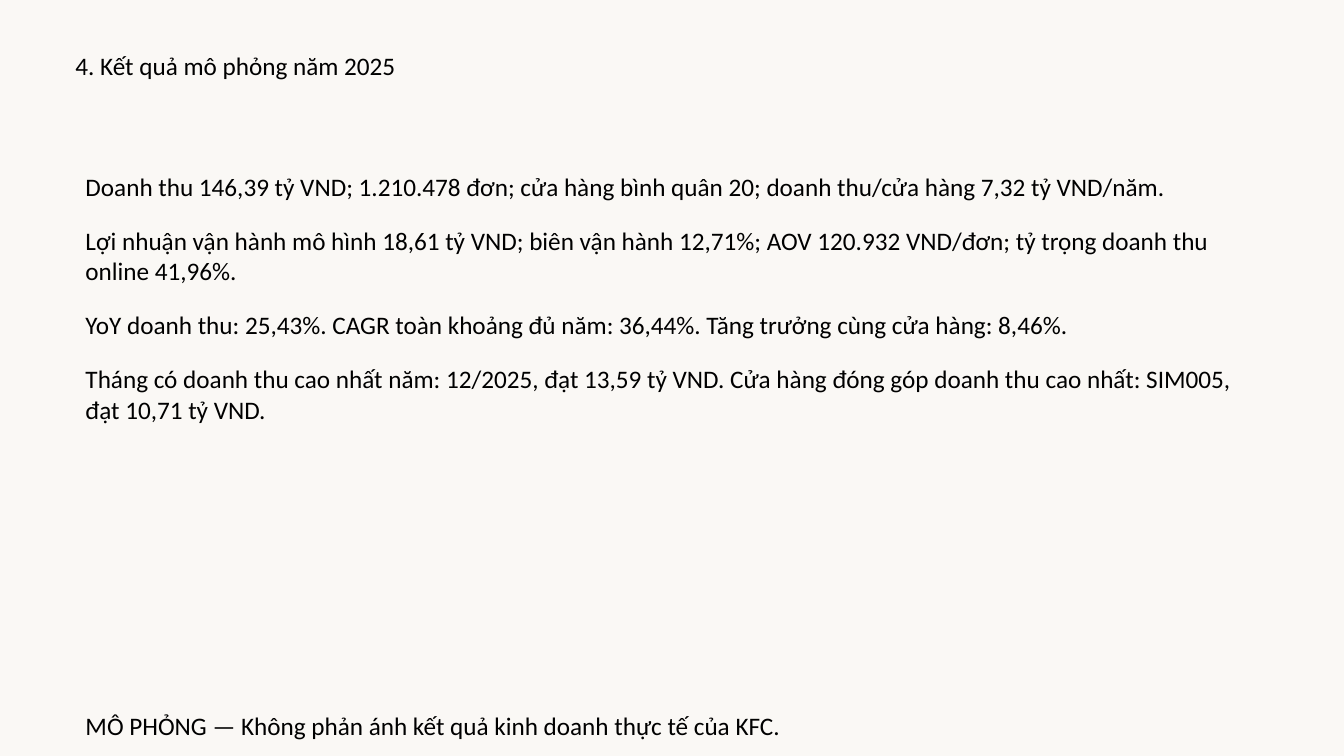
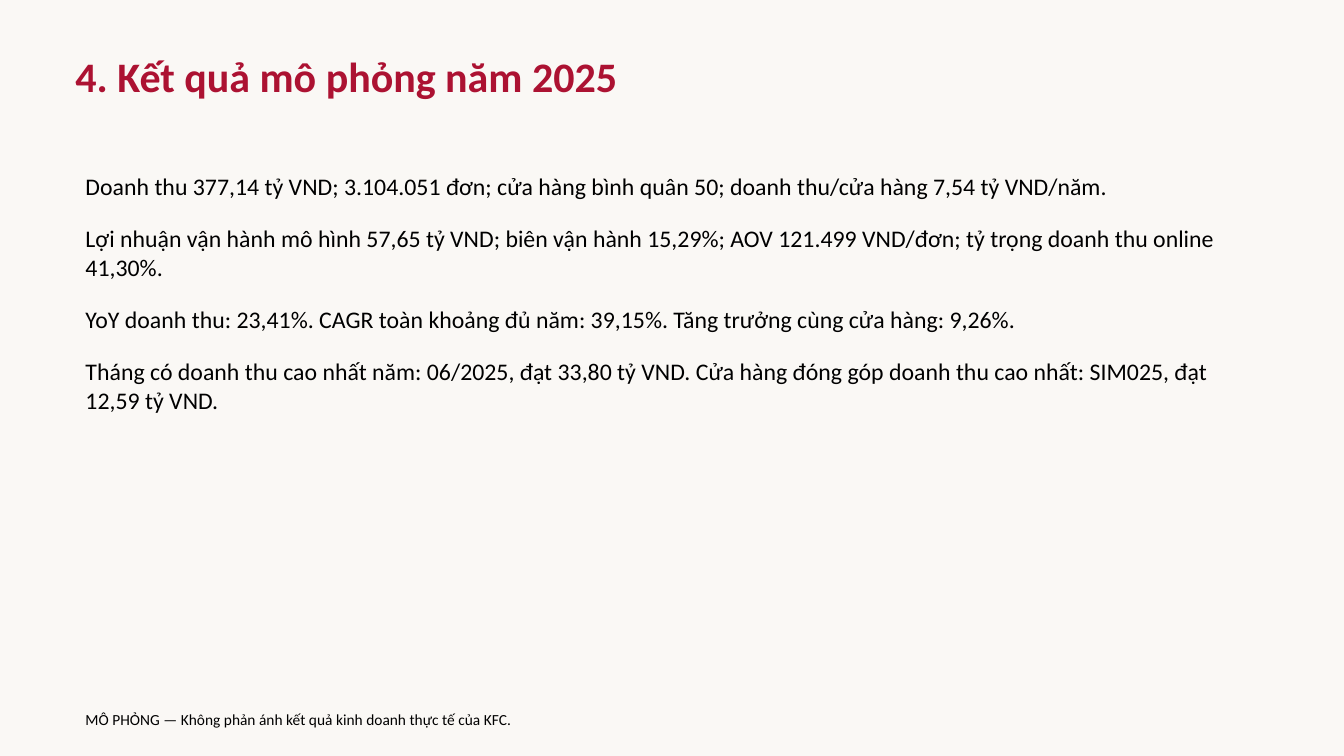
Before and after one commit to haonuongbo/Phan-tich-du-lieu-trong-moi-truong-doanh-nghiep, a slide deck: slide 4 of BaoCao/ThuyetTrinh.pptx. Drawn at 1344x756 pixels with LibreOffice and Linux fonts; fonts in the diff are those of the drawing. Boxes give left, top, right and bottom in pixels: in the first picture for what was removed or moved away, otherwise in the second. Text is boxed around its words. In the diff, an @@ line names an element or a change of style, - is before the commit and + after.

```diff
--- a/BaoCao/ThuyetTrinh.pptx
+++ b/BaoCao/ThuyetTrinh.pptx
@@ text "4. Kết quả mô phỏng ..." at box(75, 60, 617, 99): size 18 to 30 pt, text colour #000000 to #AC1232, bold on @@
@@ text at box(85, 178, 1213, 413): text changed; size 18 to 17 pt @@
-Doanh thu 146,39 tỷ VND; 1.210.478 đơn; cửa hàng bình quân 20; doanh thu/cửa hàng 7,32 tỷ VND/năm.
-Lợi nhuận vận hành mô hình 18,61 tỷ VND; biên vận hành 12,71%; AOV 120.932 VND/đơn; tỷ trọng doanh thu online 41,96%.
-YoY doanh thu: 25,43%. CAGR toàn khoảng đủ năm: 36,44%. Tăng trưởng cùng cửa hàng: 8,46%.
-Tháng có doanh thu cao nhất năm: 12/2025, đạt 13,59 tỷ VND. Cửa hàng đóng góp doanh thu cao nhất: SIM005, đạt 10,71 tỷ VND.
+Doanh thu 377,14 tỷ VND; 3.104.051 đơn; cửa hàng bình quân 50; doanh thu/cửa hàng 7,54 tỷ VND/năm.
+Lợi nhuận vận hành mô hình 57,65 tỷ VND; biên vận hành 15,29%; AOV 121.499 VND/đơn; tỷ trọng doanh thu online 41,30%.
+YoY doanh thu: 23,41%. CAGR toàn khoảng đủ năm: 39,15%. Tăng trưởng cùng cửa hàng: 9,26%.
+Tháng có doanh thu cao nhất năm: 06/2025, đạt 33,80 tỷ VND. Cửa hàng đóng góp doanh thu cao nhất: SIM025, đạt 12,59 tỷ VND.
@@ text "MÔ PHỎNG — Không phản ..." at box(85, 712, 511, 728): size 18 to 11 pt @@
```
Also in this commit, not shown: 6 other slides changed, 17 other files.
